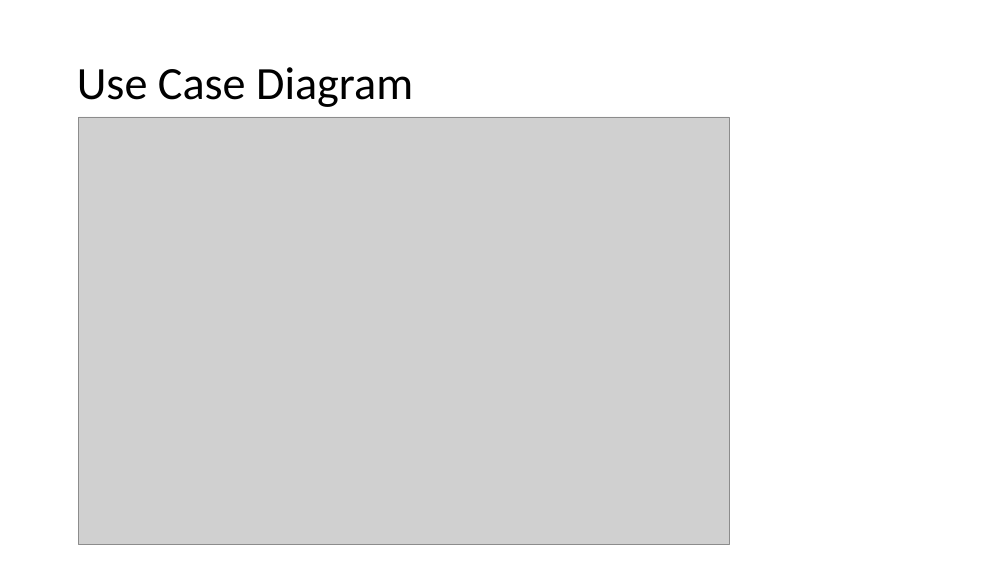
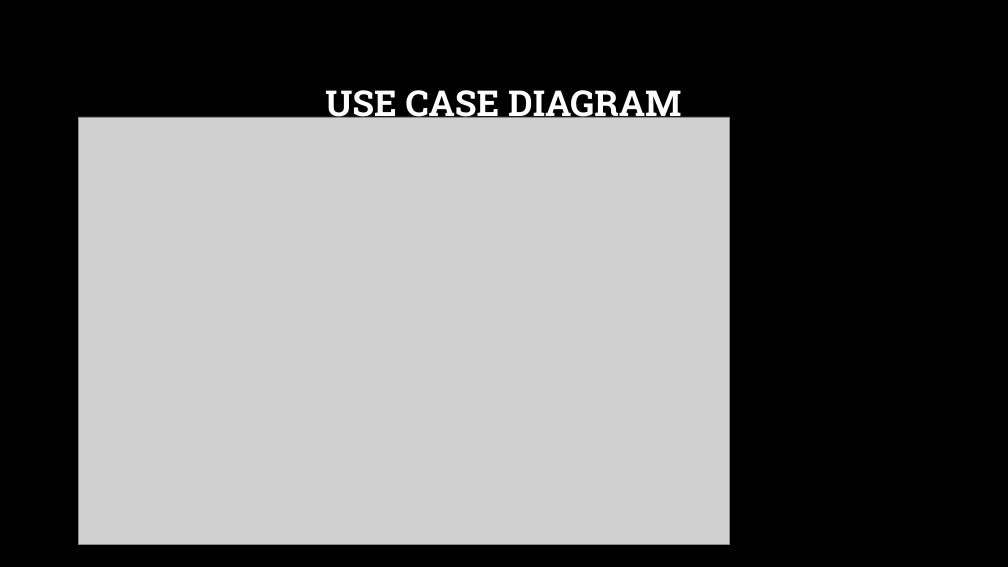
Before and after one commit to Dibya-Bharat/Major_project, a slide deck: slide 7 of Report/Tourism Recommendation Application.pptx. Drawn at 1008x567 pixels with LibreOffice and Linux fonts; fonts in the diff are those of the drawing; grey boxes stand for pictures; background and template pictures are left out. Boxes give left, top, right and bottom in pixels: in the first picture for what was removed or moved away, otherwise in the second. Text is boxed around its words. In the diff, an @@ line names an element or a change of style, - is before the commit and + after.

```diff
--- a/Report/Tourism Recommendation Application.pptx
+++ b/Report/Tourism Recommendation Application.pptx
@@ background #FFFFFF to picture (left out) @@
@@ title at box(325, 83, 681, 125): text changed; size 44 to 34 pt; font Calibri to Roboto Slab; text colour #000000 to #FFFFFF; bold on @@
-Use Case Diagram
+USE CASE DIAGRAM
```
Also in this commit, not shown: 13 other slides changed, 1 slide added.
